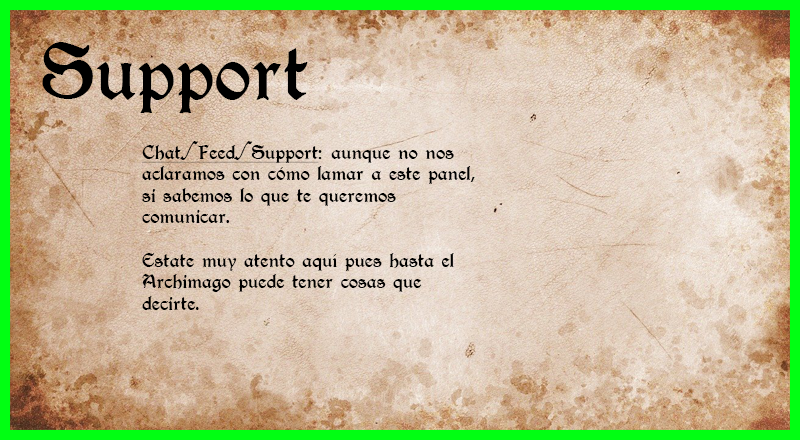
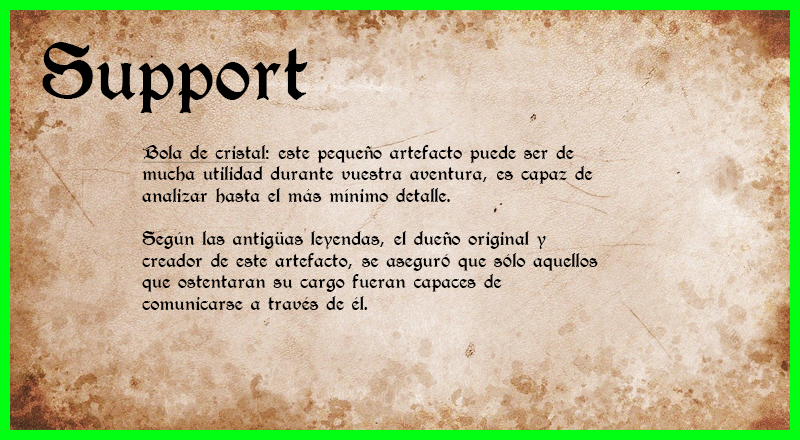
Layers edited between the first and the second 800 x 440 image:
renamed "Chat/Feed/Support: aunque no nos aclaramos con cómo lamar a est" to "Bola de cristal: este pequeño artefacto puede ser de mucha util", painted on it over [142, 141, 598, 310]
